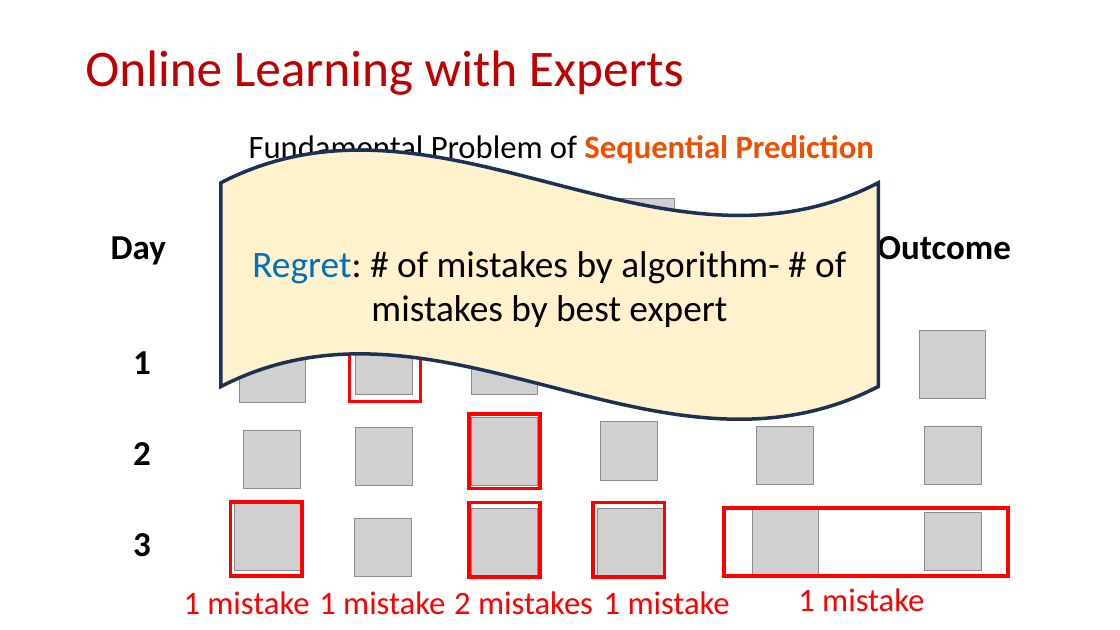
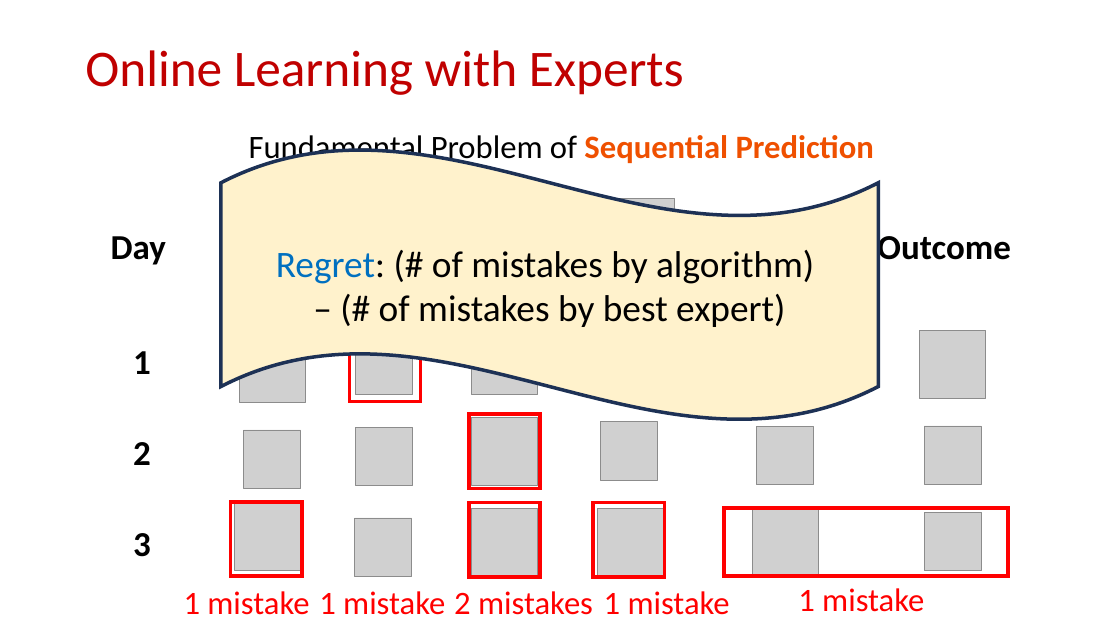
Before and after one commit to samsonzhou/samsonzhou.github.io, a slide deck: slide 8 of other-talks/SODA 2026.pptx. Drawn at 1120x630 pixels with LibreOffice and Linux fonts; fonts in the diff are those of the drawing; grey boxes stand for pictures. Boxes give left, top, right and bottom in pixels: in the first picture for what was removed or moved away, otherwise in the second. Text is boxed around its words. In the diff, an @@ line names an element or a change of style, - is before the commit and + after.

```diff
--- a/other-talks/SODA 2026.pptx
+++ b/other-talks/SODA 2026.pptx
@@ text in wave at (276,250,814,327): text changed @@
-Regret: # of mistakes by algorithm- # of mistakes by best expert
+Regret: (# of mistakes by algorithm)
+– (# of mistakes by best expert)
```
Also in this commit, not shown: 7 other slides changed.
